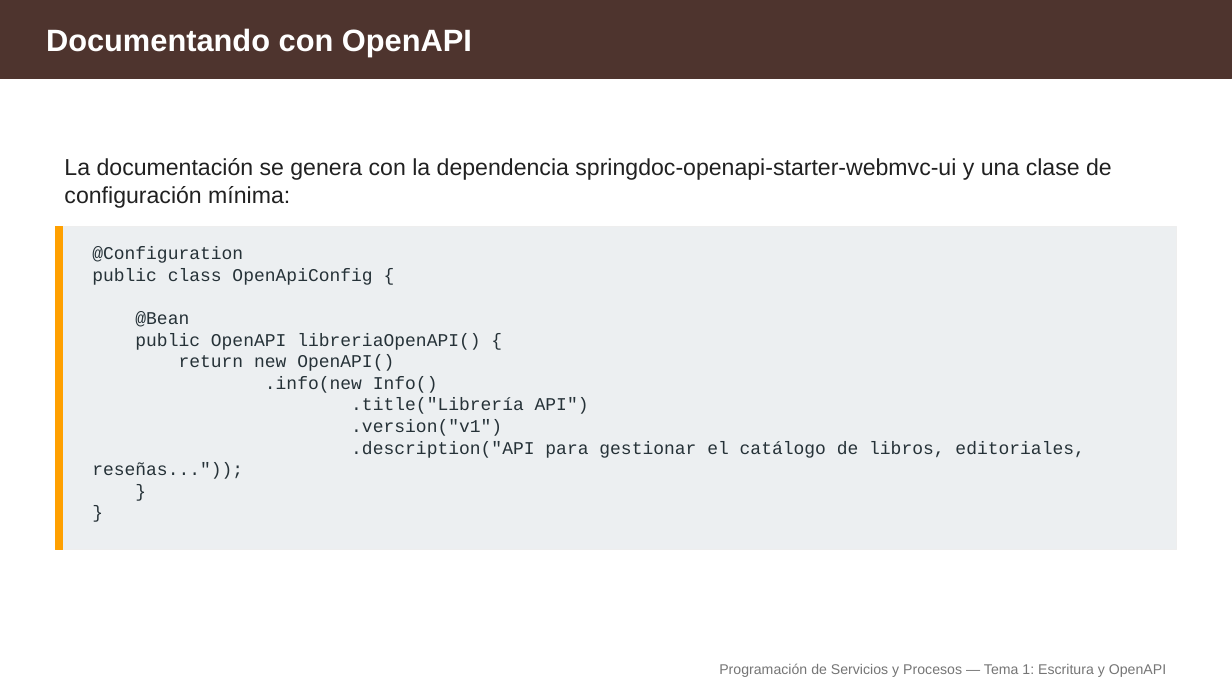
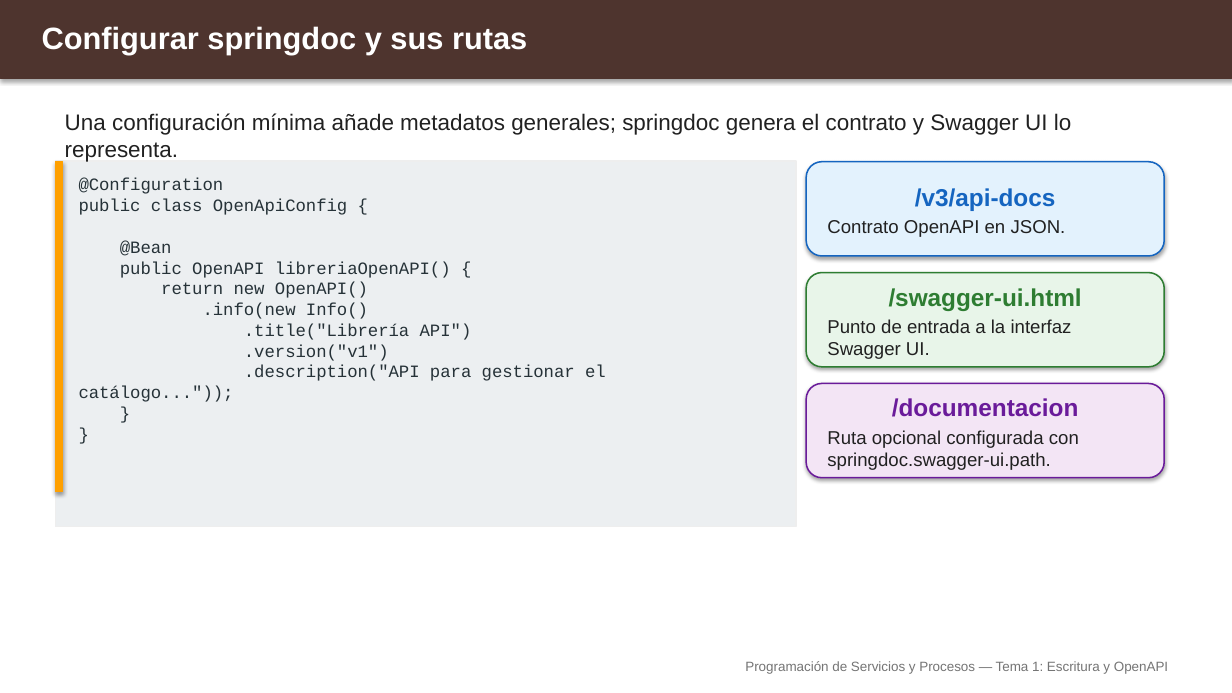
Before and after one commit to aitorventura/programacion-servicios-procesos, a slide deck: slide 9 of docs/tema1/diapositivas/escritura-y-openapi.pptx (slide 15 before the commit). Drawn at 1232x693 pixels with LibreOffice and Linux fonts; fonts in the diff are those of the drawing. Boxes give left, top, right and bottom in pixels: in the first picture for what was removed or moved away, otherwise in the second. Text is boxed around its words. In the diff, an @@ line names an element or a change of style, - is before the commit and + after.

Commit message:
tema1 actualizado + diapos. mkdocs tema1 abierto

```diff
--- a/docs/tema1/diapositivas/escritura-y-openapi.pptx
+++ b/docs/tema1/diapositivas/escritura-y-openapi.pptx
@@ rectangle at bbox=[0, 0, 1232, 79]: outline #4E342E 1 pt to #4E342E 0.75 pt; shadow on @@
@@ text added at bbox=[42, 26, 527, 55], 24 pt, text #FFFFFF, bold @@
+Configurar springdoc y sus rutas
@@ text removed at bbox=[46, 28, 472, 57] @@
-Documentando con OpenAPI
@@ text added at bbox=[65, 113, 1071, 135], 17.5 pt, text #212121 @@
+Una configuración mínima añade metadatos generales; springdoc genera el contrato y Swagger UI lo representa.
@@ rectangle: place and size @@
-rectangle at bbox=[55, 226, 1177, 550]
+rectangle at bbox=[55, 161, 796, 527]
@@ rectangle: place and size @@
-rectangle at bbox=[55, 226, 63, 550]
+rectangle at bbox=[55, 162, 63, 492]
@@ rectangle at bbox=[55, 162, 63, 492]: outline #FFA000 1 pt to #FFA000 0.75 pt; shadow on @@
@@ text removed at bbox=[64, 158, 1112, 208] @@
-La documentación se genera con la dependencia springdoc-openapi-starter-webmvc-ui y una clase de configuración mínima:
@@ text at bbox=[79, 179, 606, 402]: text changed; size 14 to 13.5 pt @@
-@Configuration
-public class OpenApiConfig {
-@Bean
-public OpenAPI libreriaOpenAPI() {
-return new OpenAPI()
-.info(new Info()
-.title("Librería API")
-.version("v1")
-.description("API para gestionar el catálogo de libros, editoriales, reseñas..."));
-}
-}
+@Configuration
+public class OpenApiConfig {
+@Bean
+public OpenAPI libreriaOpenAPI() {
+return new OpenAPI()
+.info(new Info()
+.title("Librería API")
+.version("v1")
+.description("API para gestionar el catálogo..."));
+}
+}
@@ rounded rectangle added at bbox=[806, 162, 1165, 256], fill #E3F2FD, outline #1565C0 1.2 pt, 14.5 pt, text #212121 @@
+/v3/api-docs
+Contrato OpenAPI en JSON.
@@ rounded rectangle added at bbox=[806, 273, 1165, 367], fill #E8F5E9, outline #2E7D32 1.2 pt, 14.5 pt, text #212121 @@
+/swagger-ui.html
+Punto de entrada a la interfaz Swagger UI.
@@ rounded rectangle added at bbox=[806, 384, 1165, 478], fill #F3E5F5, outline #6A1B9A 1.2 pt, 14.5 pt, text #212121 @@
+/documentacion
+Ruta opcional configurada con springdoc.swagger-ui.path.
@@ text "Programación de Servicios y Procesos ..." at bbox=[745, 661, 1168, 674]: size 11 to 10.5 pt @@
```
Also in this commit, not shown: 8 other slides changed, 4 slides added, 17 slides removed, 23 other files.
